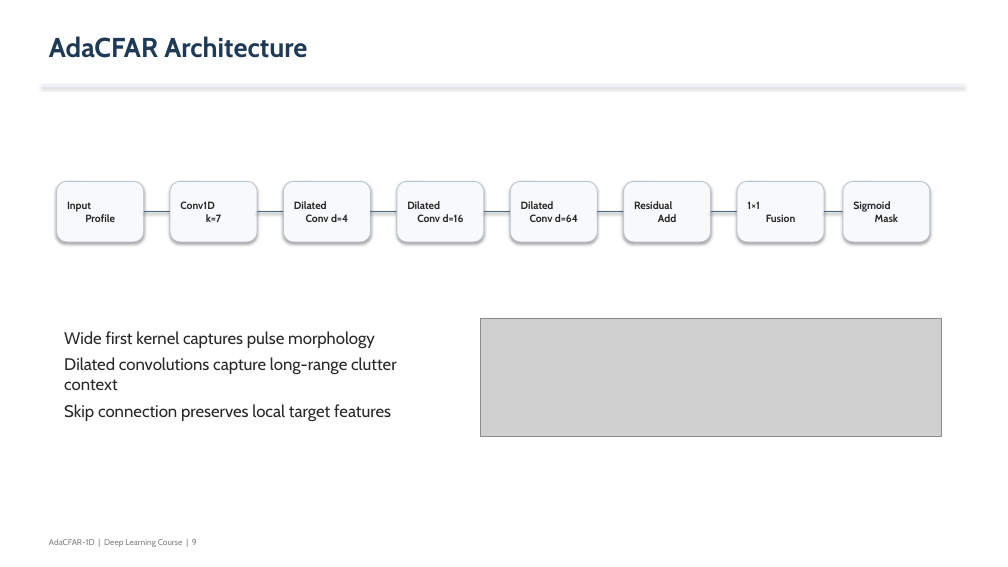
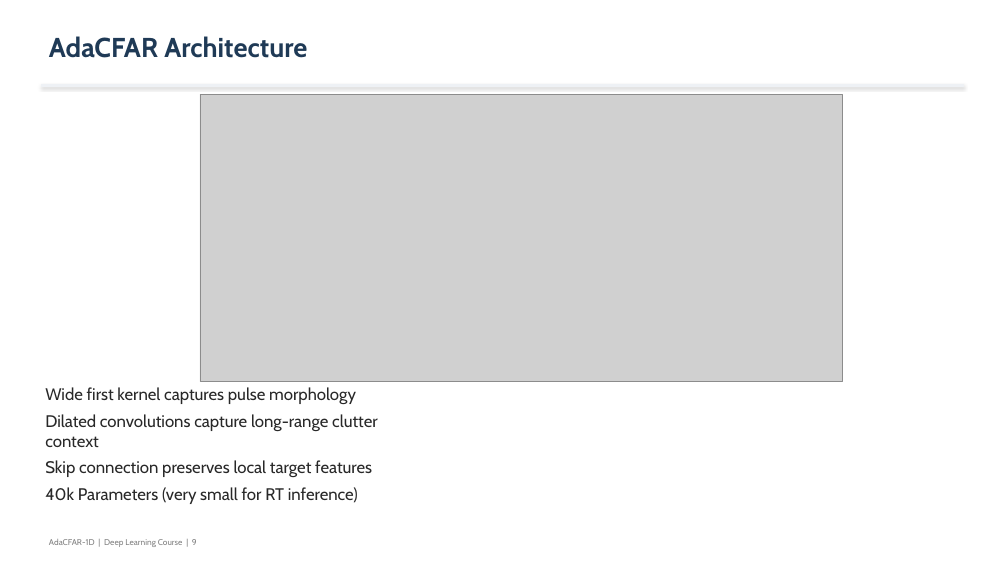
Before and after one commit to dattali18/deep_learning_project_msc, a slide deck: slide 9 of report/AdaCFAR_Presentation_v2.pptx. Drawn at 1008x567 pixels with LibreOffice and Linux fonts; fonts in the diff are those of the drawing; grey boxes stand for pictures. Boxes give left, top, right and bottom in pixels: in the first picture for what was removed or moved away, otherwise in the second. Text is boxed around its words. In the diff, an @@ line names an element or a change of style, - is before the commit and + after.

Commit message:
finished the presentation

```diff
--- a/report/AdaCFAR_Presentation_v2.pptx
+++ b/report/AdaCFAR_Presentation_v2.pptx
@@ picture added at <box>200,95,842,382</box> @@
@@ rounded rectangle removed at <box>57,181,144,242</box> @@
-Input
-Profile
@@ rounded rectangle removed at <box>170,181,257,242</box> @@
-Conv1D
-k=7
@@ rounded rectangle removed at <box>284,181,371,242</box> @@
-Dilated
-Conv d=4
@@ rounded rectangle removed at <box>397,181,484,242</box> @@
-Dilated
-Conv d=16
@@ rounded rectangle removed at <box>510,181,597,242</box> @@
-Dilated
-Conv d=64
@@ rounded rectangle removed at <box>624,181,711,242</box> @@
-Residual
-Add
@@ rounded rectangle removed at <box>737,181,824,242</box> @@
-1×1
-Fusion
@@ rounded rectangle removed at <box>843,181,930,242</box> @@
-Sigmoid
-Mask
@@ line removed from (144, 212) to (170, 212) @@
@@ line removed from (257, 212) to (284, 212) @@
@@ line removed from (371, 212) to (397, 212) @@
@@ line removed from (484, 212) to (510, 212) @@
@@ line removed from (597, 212) to (624, 212) @@
@@ line removed from (711, 212) to (737, 212) @@
@@ line removed from (824, 212) to (843, 212) @@
@@ picture removed at <box>480,318,941,437</box> @@
@@ text "Wide first kernel captures pulse ...": place and size @@
-text "Wide first kernel captures pulse ..." at <box>64,331,397,421</box>
+text "Wide first kernel captures pulse ..." at <box>45,387,378,504</box>
@@ text at <box>45,487,358,504</box>: paragraph added @@
+40k Parameters (very small for RT inference)
```
Also in this commit, not shown: 1 other slide changed, 1 slide added, 1 slide removed, 6 other files.
